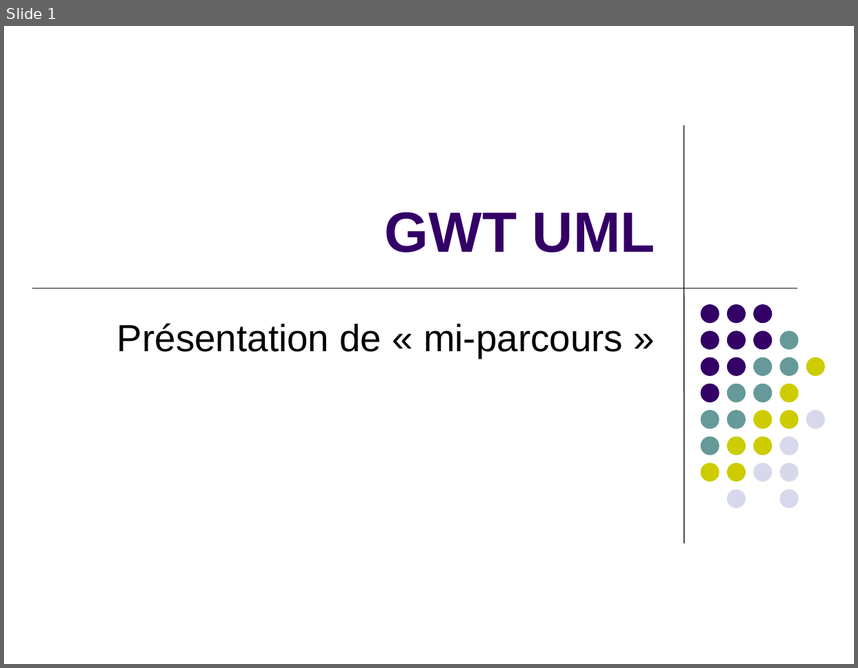
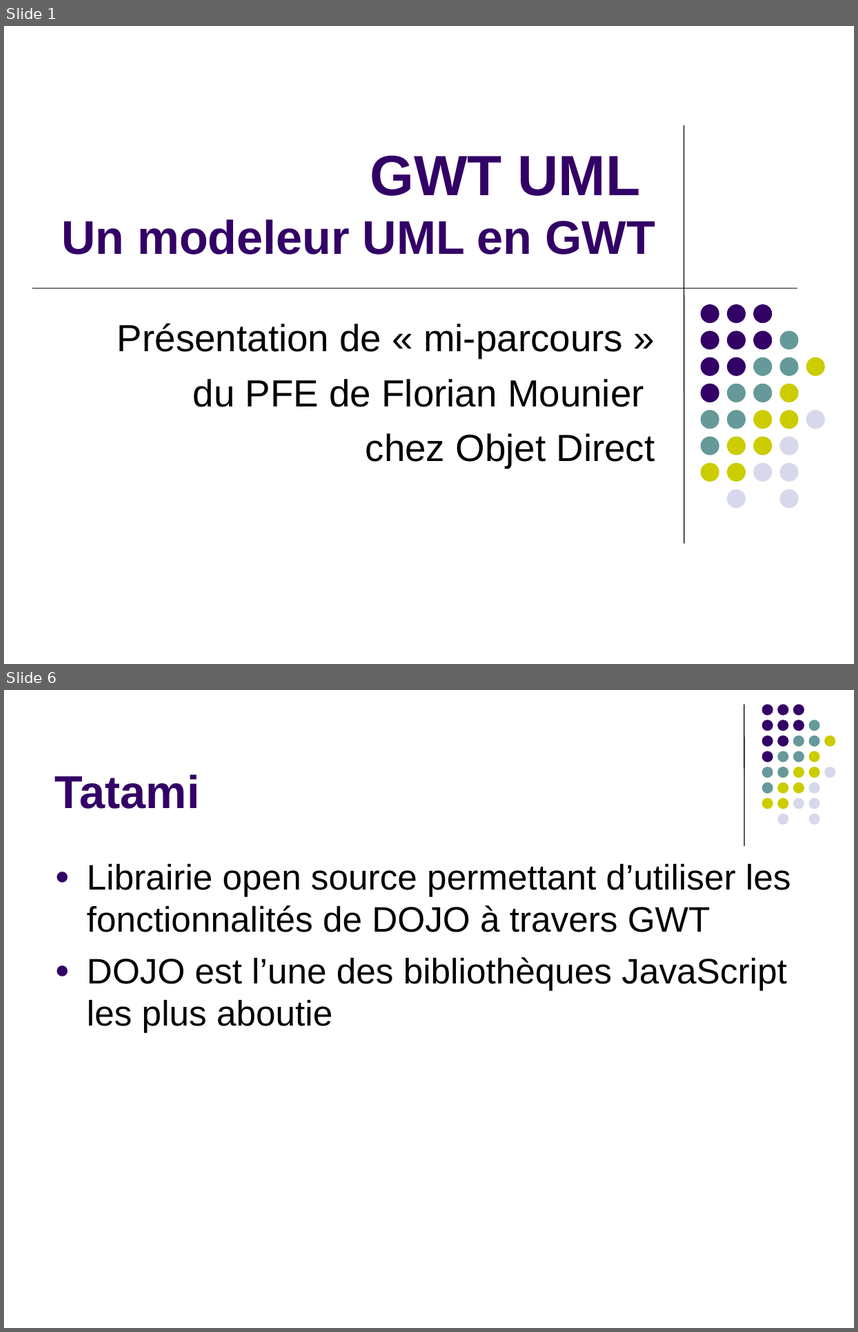
Before and after one commit to raphaelbrugier/gwtuml, a slide deck: wiki/PresentationSoutenanceMiParcours.ppt. Shown one above the other, each under a label of ours: slide 1 before the commit, slides 1 and 6 after it; the slides between them are not shown. The pictures are 858x668 and 858x1332 pixels, drawn with LibreOffice and Linux fonts; fonts in the diff are those of the drawing. Boxes give left, top, right and bottom in pixels: in the first picture for what was removed or moved away, otherwise in the second. Text is boxed around its words. In the diff, an @@ line names an element or a change of style, - is before the commit and + after.

```diff
--- a/wiki/PresentationSoutenanceMiParcours.ppt
+++ b/wiki/PresentationSoutenanceMiParcours.ppt
@@ slide 6 added at [4, 690, 854, 1328], background #FFFFFF @@
@@ line added from (744, 704) to (744, 845), #000000 0.74 pt @@
@@ title added at [55, 774, 200, 809], 39 pt, text #330066, bold @@
+Tatami
@@ group added at [762, 704, 835, 825]: 31 ellipses @@
@@ text added at [87, 863, 791, 1032], 30 pt, text #000000 @@
+● Librairie open source permettant d’utiliser les fonctionnalités de DOJO à travers GWT
+● DOJO est l’une des bibliothèques JavaScript les plus aboutie
@@ slide 1 changed as well @@
@@ title at [61, 155, 655, 254]: text changed; size 48 to 40 pt @@
-GWT UML
+GWT UML
+Un modeleur UML en GWT
@@ subtitle at [193, 379, 655, 468]: paragraphs added @@
+du PFE de Florian Mounier
+chez Objet Direct
```
Also in this commit, not shown: 1 other slide changed, 12 other slides added, 7 slides removed, 1 other file.
